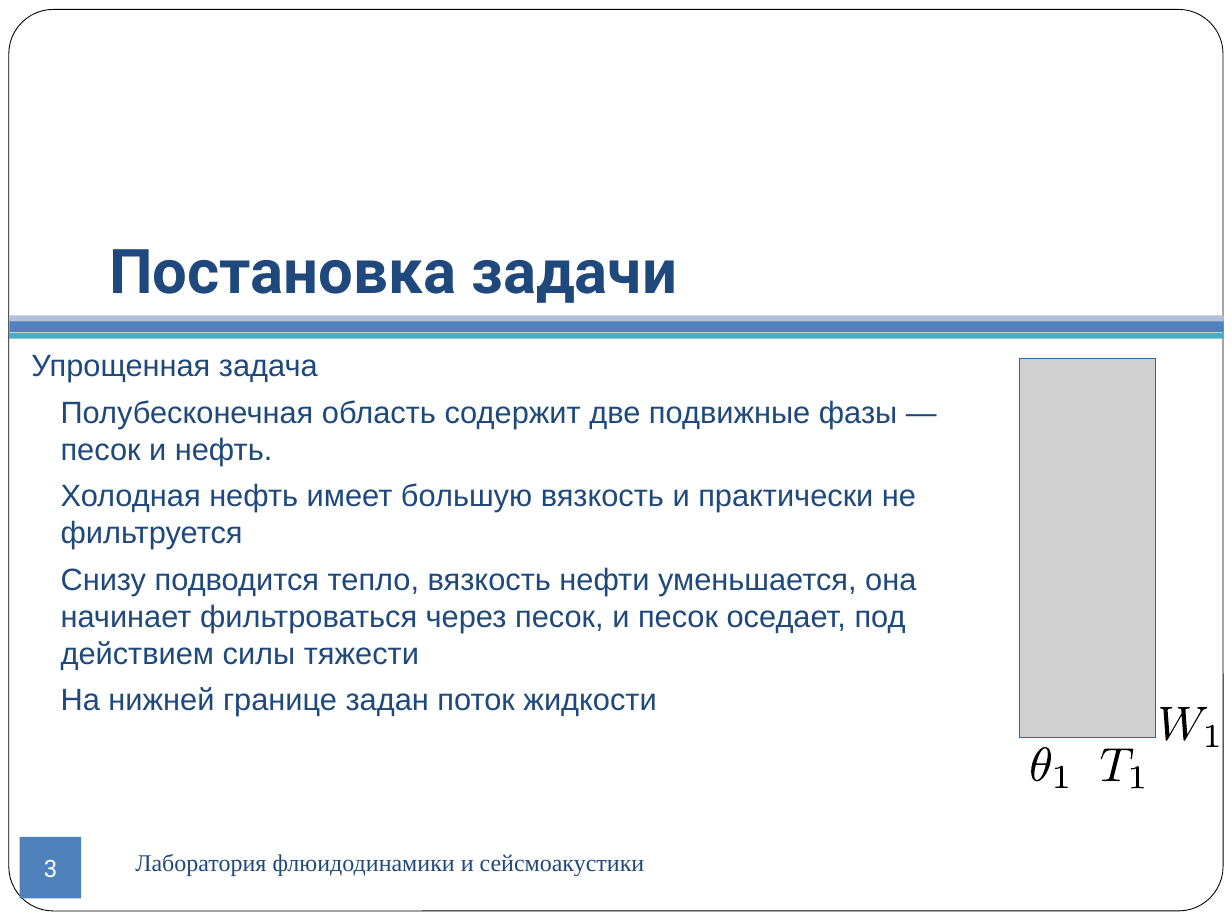
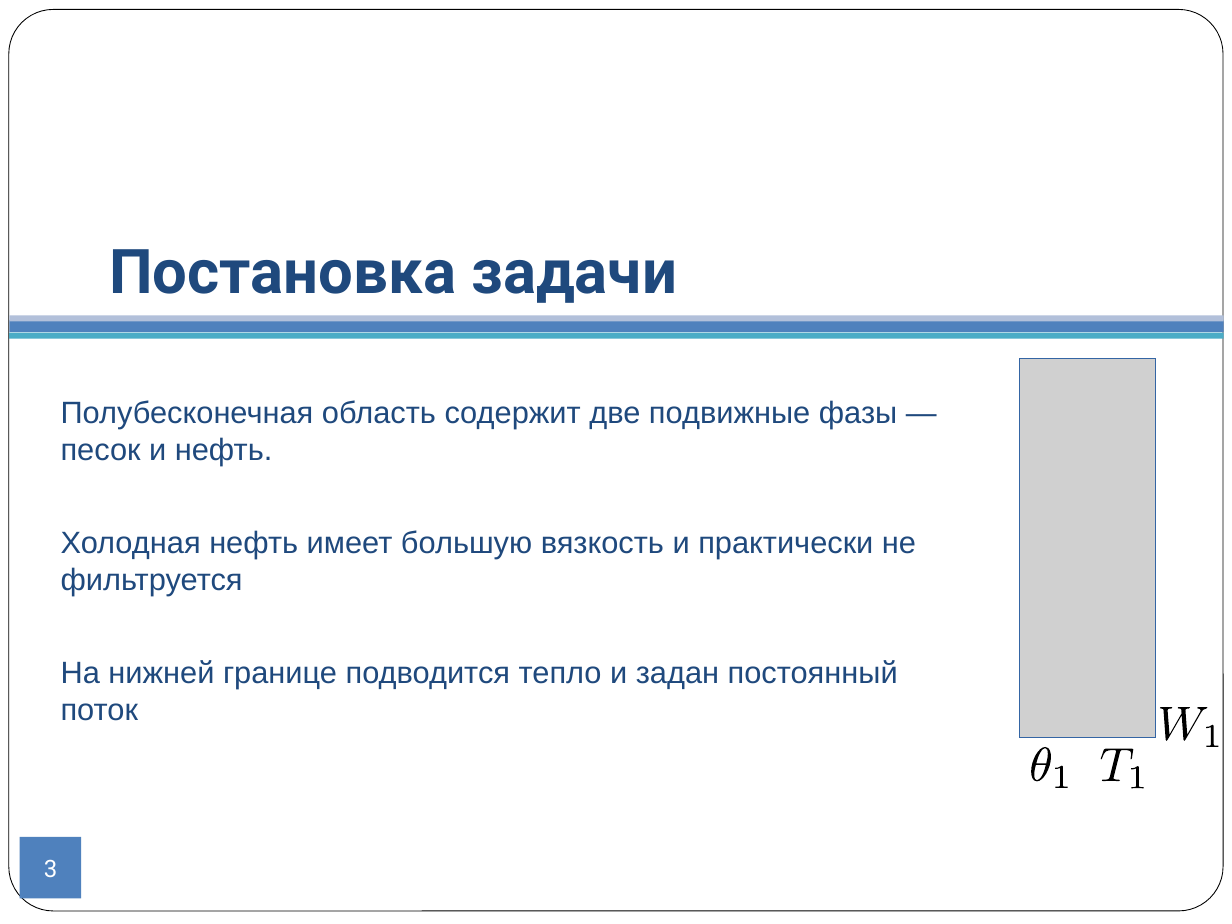
Before and after one commit to CompMathGroup/sagd, a slide deck: slide 3 of doc/Presentation.odp. Drawn at 1232x924 pixels with LibreOffice and Linux fonts; fonts in the diff are those of the drawing; grey boxes stand for pictures; background and template pictures are left out. Boxes give left, top, right and bottom in pixels: in the first picture for what was removed or moved away, otherwise in the second. Text is boxed around its words. In the diff, an @@ line names an element or a change of style, - is before the commit and + after.

```diff
--- a/doc/Presentation.odp
+++ b/doc/Presentation.odp
@@ text at box(31, 354, 318, 382): paragraph removed @@
-Упрощенная задача
@@ text at box(61, 660, 898, 721): text changed @@
-● Снизу подводится тепло, вязкость нефти уменьшается, она начинает фильтроваться через песок, и песок оседает, под действием силы тяжести
-● На нижней границе задан поток жидкости
+● На нижней границе подводится тепло и задан постоянный поток
@@ text removed at box(135, 854, 645, 876) @@
-Лаборатория флюидодинамики и сейсмоакустики
```
Also in this commit, not shown: 18 other slides changed, 10 slides added, 7 slides removed, 3 other files.
